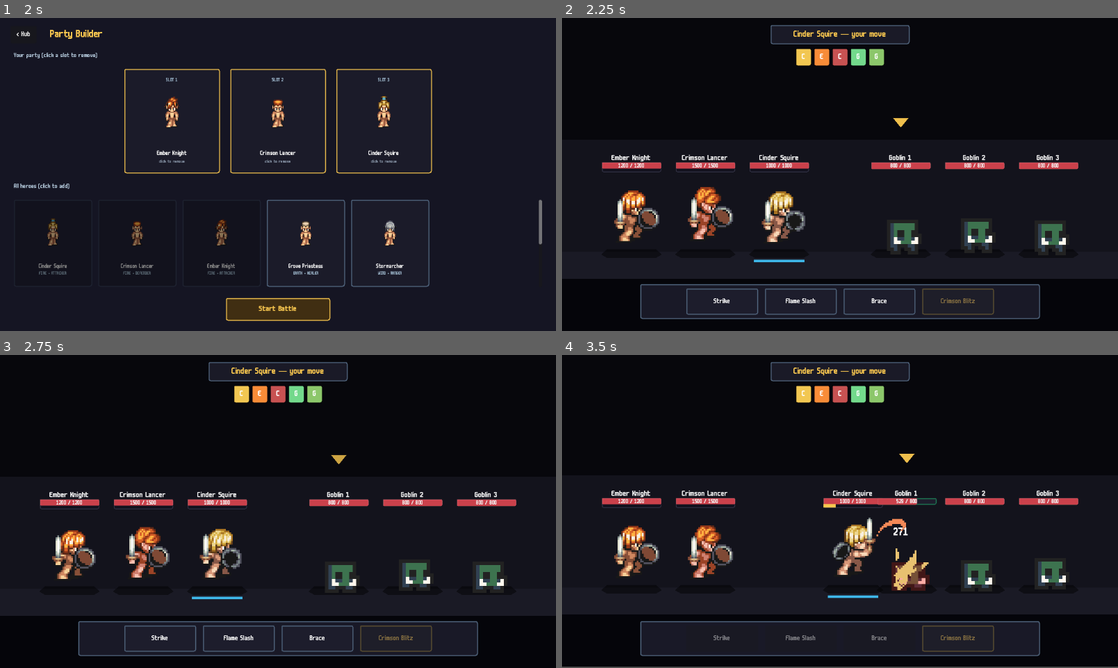
Above: before the commit, frames 1-4 (two rows, left to right).
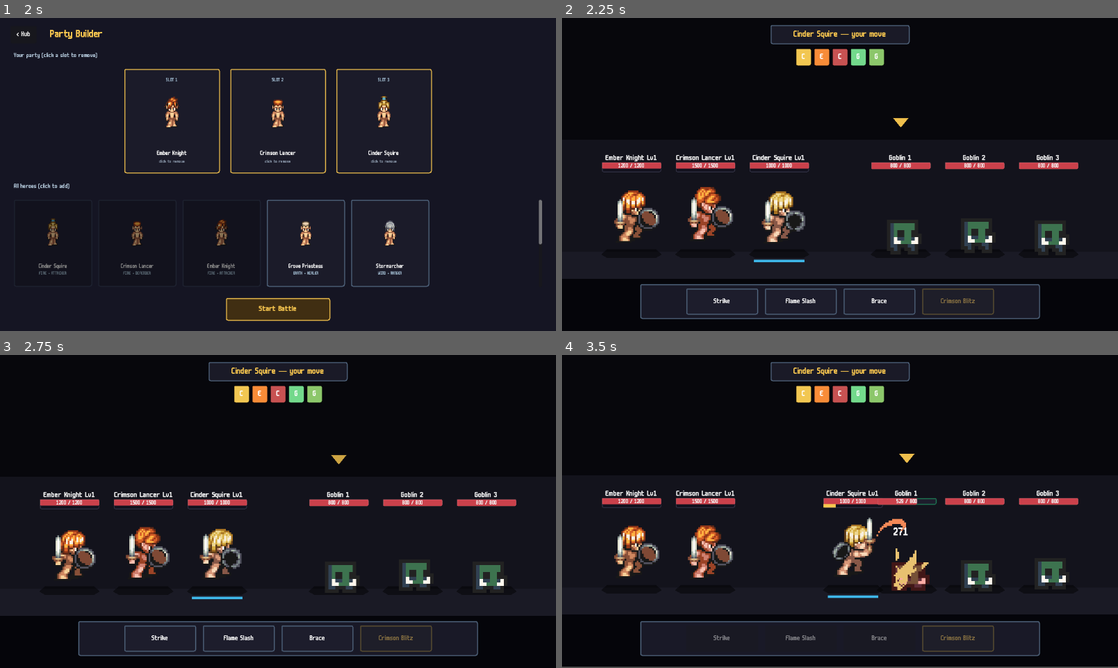
Above: after the commit, the same moments.

Repository: joppe2001/Vaelthorn
Game: Godot game, scene res://scenes/title/title.tscn
Same seed, same stepped clock (60 frames per second), same inputs: the game is played once before the commit and once after it.
Inputs (mouse positions are in pixels of both pictures, inside the frame that each line leads up to):
- Up to frame 1 (2 s): tap Enter at 0.5 s; move the mouse to (400, 158) at 0.52 s; click (400, 158) at 0.67 s; click "Enter Battle" at 1.25 s
- Up to frame 2 (2.25 s): click "Start Battle" at 2 s
- Up to frame 3 (2.75 s): no input
- Up to frame 4 (3.5 s): click "Strike" at 2.75 s

Frame 1 is identical in both runs. In frame 2, 0.3% of the frame differs, in the area x 7-44%, y 43-46%; in frame 3, 0.3%; in frame 4, 0.4%, in the area x 7-57%, y 43-46%.

Commit message:
feat: Phase 3d — hero leveling (XP + level + stat scaling)
scripts/runtime/leveling.gd — pure leveling math, no state, no side
effects. Implements docs/03-heroes.md formulas:

  xp_for_level(L)           floor(50 * L^1.7) — delta to reach L
  total_xp_for_level(L)     cumulative XP to land on level L
  level_from_total_xp(xp)   inverse: highest level given XP banked
  xp_into_current_level()   used for "XP bar" UIs later
  xp_to_next_level(level)   denominator of the XP bar
  stat_at_level(base, L)    int  stats — hp/atk/def/spd
  float_stat_at_level(b, L) float stats — crit_rate/acc/eva/res
                            mult = 1 + 0.04*(L-1) + 0.001*(L-1)^2

Tier and star multipliers are NOT applied yet — they need the
ascension system (Phase 5). Until then every hero treated as Common 1*.

SaveManager — per-hero progression persistence:
  get_hero_progress(id)  -> {xp, level} (defaults to {0, 1})
  add_hero_xp(id, delta) -> {old_level, new_level, xp_gained,
                              total_xp, leveled_up}
                            recomputes level via Leveling, persists,
                            returns the diff for caller-side feedback
  hero_levels {} added to default state so legacy saves backfill.

battle.gd:
  - _hero_to_stats(h, level=1) now scales each stat through Leveling.
  - _ready() reads SaveManager.get_hero_progress(hero_id) per slot,
    caches level into _heroes_levels[], builds stats from it.
  - Unit name banner now reads "<Display Name> Lv<N>" so the level is
    visible in-battle without a roster screen.
  - _end_battle(true) calls _award_battle_xp() which:
      pool = XP_VICTORY_BASE (80) + kills * XP_PER_KILL (25)
      split equally among heroes alive at the final bell
      dead heroes get 0 — costs progress, feeds difficulty/healing
      meta later
    Each grant persists via SaveManager.add_hero_xp; logs to console
    on plain XP gains and on level-ups.

End-to-end test path:
  Launch -> pick party -> win a battle -> see "[Battle] hero_id +N XP"
  log. Quit. Relaunch -> heroes start the next battle at their saved
  level with scaled stats and the Lv<N> banner.

Diff:
--- a/scenes/battle/battle.gd
+++ b/scenes/battle/battle.gd
@@ -136,6 +136,7 @@
 var _heroes_data: Array[HeroData] = []
 var _heroes_stats: Array[Dictionary] = []
 var _heroes_hp: Array[int] = []
+var _heroes_levels: Array[int] = []     # cached at bind for XP grant on victory
 var _atb_heroes: Array[float] = []
 
 var _enemy_template: EnemyData
@@ -171,14 +172,19 @@
 		var hero_data: HeroData = ContentRegistry.get_hero(hero_id)
 		if hero_data == null:
 			_fail_setup("missing hero: " + hero_id); return
+		# Pull persisted level from SaveManager — first-time heroes
+		# default to lvl 1. Stats are scaled per Leveling.stat_at_level.
+		var hero_progress: Dictionary = SaveManager.get_hero_progress(hero_id)
+		var hero_level: int = int(hero_progress.get("level", 1))
 		_heroes_data.append(hero_data)
-		var stats := _hero_to_stats(hero_data)
+		_heroes_levels.append(hero_level)
+		var stats := _hero_to_stats(hero_data, hero_level)
 		_heroes_stats.append(stats)
 		_heroes_hp.append(int(stats.hp))
 		_atb_heroes.append(0.0)
 		var unit: Node2D = _hero_units[i]
 		unit.bind(
-			hero_data.display_name,
+			"%s Lv%d" % [hero_data.display_name, hero_level],
 			hero_data.sprite_color,
 			_heroes_hp[i],
 			hero_data.idle_frames,
@@ -257,11 +263,22 @@
 		_turn_order_bar.register_unit(_enemy_id(i), ENEMY_TINTS[i % ENEMY_TINTS.size()], _enemy_template.display_name)
 
 
-func _hero_to_stats(h: HeroData) -> Dictionary:
+## Build a hero's effective stats at a given level. Integer stats
+## (hp/atk/def/spd) get Leveling.stat_at_level; rate stats (crit_rate,
+## crit_dmg, acc, eva, res) get the float variant. Element and luk
+## passthrough unchanged.
+func _hero_to_stats(h: HeroData, level: int = 1) -> Dictionary:
 	return {
-		"hp": h.base_hp, "atk": h.base_atk, "def": h.base_def, "spd": h.base_spd,
-		"crit_rate": h.base_crit_rate, "crit_dmg": h.base_crit_dmg,
-		"acc": h.base_acc, "eva": h.base_eva, "luk": h.base_luk, "res": h.base_res,
+		"hp": Leveling.stat_at_level(h.base_hp, level),
+		"atk": Leveling.stat_at_level(h.base_atk, level),
+		"def": Leveling.stat_at_level(h.base_def, level),
+		"spd": Leveling.stat_at_level(h.base_spd, level),
+		"crit_rate": Leveling.float_stat_at_level(h.base_crit_rate, level),
+		"crit_dmg": Leveling.float_stat_at_level(h.base_crit_dmg, level),
+		"acc": Leveling.float_stat_at_level(h.base_acc, level),
+		"eva": Leveling.float_stat_at_level(h.base_eva, level),
+		"luk": h.base_luk,
+		"res": Leveling.float_stat_at_level(h.base_res, level),
 		"element": h.element,
 	}
 
@@ -874,7 +891,47 @@
 	)
 	_end_panel.show()
 	EventBus.combat_ended.emit(_battle_id, victory)
+	if victory:
+		_award_battle_xp()
 	print("[Battle] ended — ", "VICTORY" if victory else "DEFEAT")
+
+
+## Distribute battle XP at the end of a victory. Pool = base + (kills *
+## per_kill); split equally among heroes alive at the final bell. Dead
+## heroes get 0 — losing party members costs you progress, which feeds
+## into eventual difficulty tuning (heal items, revives, etc.).
+##
+## Each grant persists via SaveManager.add_hero_xp, which recomputes
+## the hero's level and writes the new entry to disk.
+const XP_VICTORY_BASE := 80
+const XP_PER_KILL := 25
+
+func _award_battle_xp() -> void:
+	var kills := 0
+	for hp in _enemies_hp:
+		if hp <= 0: kills += 1
+	var pool: int = XP_VICTORY_BASE + kills * XP_PER_KILL
+
+	var alive_idxs: Array[int] = []
+	for i in HERO_COUNT:
+		if _heroes_hp[i] > 0:
+			alive_idxs.append(i)
+	if alive_idxs.is_empty():
+		return  # shouldn't happen — battle would be a defeat — but guard anyway.
+
+	var per_hero: int = int(pool / alive_idxs.size())
+	for i in alive_idxs:
+		var hero_id: String = _heroes_data[i].id
+		var result: Dictionary = SaveManager.add_hero_xp(hero_id, per_hero)
+		if result.leveled_up:
+			print("[Battle] %s LEVELED UP %d -> %d (+%d XP, total %d)" % [
+				hero_id, result.old_level, result.new_level,
+				result.xp_gained, result.total_xp,
+			])
+		else:
+			print("[Battle] %s +%d XP (Lv%d, total %d)" % [
+				hero_id, result.xp_gained, result.new_level, result.total_xp,
+			])
 
 
 # ─── VFX helpers ─────────────────────────────────────────────────────
--- /dev/null
+++ b/scripts/runtime/leveling.gd
@@ -0,0 +1,77 @@
+class_name Leveling extends RefCounted
+## Pure leveling math. No state, no side effects — every function takes
+## its inputs and returns the answer. Wired up from SaveManager (which
+## owns the persisted xp/level dict) and battle.gd (awards XP at battle
+## end + scales stats at runtime).
+##
+## Formulas come from docs/03-heroes.md:
+##
+##   xp_for_level(L)  =  floor(50 * L^1.7)         delta to reach L from L-1
+##   stat(L)          =  base * (1 + 0.04*(L-1) + 0.001*(L-1)^2)
+##
+## Tier and star multipliers are NOT applied yet — they need the
+## ascension system (Phase 5). Until then, every hero is treated as
+## Common 1★ for stat math.
+
+const DEFAULT_MAX_LEVEL := 100
+
+
+## XP cost to *reach* the given level from the previous one. Level 1
+## costs 0 (you start there); level 2 costs floor(50 * 2^1.7) = 162; etc.
+static func xp_for_level(level: int) -> int:
+	if level <= 1:
+		return 0
+	return int(floor(50.0 * pow(float(level), 1.7)))
+
+
+## Total XP accumulated to reach (but not exceed) the given level.
+static func total_xp_for_level(level: int) -> int:
+	var total := 0
+	for L in range(2, level + 1):
+		total += xp_for_level(L)
+	return total
+
+
+## Inverse of total_xp_for_level: given how much XP a hero has
+## collected, return the highest level they qualify for.
+static func level_from_total_xp(total_xp: int, max_level: int = DEFAULT_MAX_LEVEL) -> int:
+	var level := 1
+	var spent := 0
+	while level < max_level:
+		var cost := xp_for_level(level + 1)
+		if spent + cost > total_xp:
+			break
+		spent += cost
+		level += 1
+	return level
+
+
+## XP banked into the current level — for the "XP bar" UI.
+static func xp_into_current_level(total_xp: int, level: int) -> int:
+	return total_xp - total_xp_for_level(level)
+
+
+## XP needed to reach the next level from where the hero currently
+## sits — i.e. the denominator of the XP bar.
+static func xp_to_next_level(level: int) -> int:
+	return xp_for_level(level + 1)
+
+
+## Apply the per-level multiplier to a base stat. Floors the result so
+## stats stay integers (no half-points).
+static func stat_at_level(base_stat: int, level: int) -> int:
+	if level <= 1:
+		return base_stat
+	var l_minus_1: float = float(level - 1)
+	var mult: float = 1.0 + 0.04 * l_minus_1 + 0.001 * l_minus_1 * l_minus_1
+	return int(floor(float(base_stat) * mult))
+
+
+## Convenience: float multiplier without the floor, for stats that
+## live as floats (crit_rate, acc, etc.).
+static func float_stat_at_level(base_stat: float, level: int) -> float:
+	if level <= 1:
+		return base_stat
+	var l_minus_1: float = float(level - 1)
+	var mult: float = 1.0 + 0.04 * l_minus_1 + 0.001 * l_minus_1 * l_minus_1
+	return base_stat * mult
--- a/scripts/runtime/save_manager.gd
+++ b/scripts/runtime/save_manager.gd
@@ -71,6 +71,44 @@
 	save_to_disk()
 
 
+# ─── Hero progression ────────────────────────────────────────────────
+
+## Returns {"xp": int, "level": int} for the given hero. If the hero
+## has never gained XP, returns defaults {xp:0, level:1}.
+func get_hero_progress(hero_id: String) -> Dictionary:
+	var bag: Dictionary = _state.get("hero_levels", {})
+	var prog: Dictionary = bag.get(hero_id, {})
+	return {
+		"xp": int(prog.get("xp", 0)),
+		"level": int(prog.get("level", 1)),
+	}
+
+
+## Add XP to a hero, recompute their level via Leveling, persist, and
+## return the result {"old_level", "new_level", "xp_gained",
+## "total_xp", "leveled_up"} so callers can show feedback (popup,
+## sound, banner) without re-deriving the math.
+func add_hero_xp(hero_id: String, xp_delta: int) -> Dictionary:
+	var bag: Dictionary = _state.get("hero_levels", {})
+	var prog: Dictionary = bag.get(hero_id, {"xp": 0, "level": 1})
+	var old_xp: int = int(prog.get("xp", 0))
+	var old_level: int = int(prog.get("level", 1))
+	var new_xp: int = old_xp + xp_delta
+	var new_level: int = Leveling.level_from_total_xp(new_xp)
+	prog["xp"] = new_xp
+	prog["level"] = new_level
+	bag[hero_id] = prog
+	_state["hero_levels"] = bag
+	save_to_disk()
+	return {
+		"old_level": old_level,
+		"new_level": new_level,
+		"xp_gained": xp_delta,
+		"total_xp": new_xp,
+		"leveled_up": new_level > old_level,
+	}
+
+
 # ─── Currency ────────────────────────────────────────────────────────
 
 func get_currency(name: String) -> int:
@@ -135,6 +173,7 @@
 		"player": {"name": "Player", "level": 1, "xp": 0},
 		"currencies": {"gold": 0, "gems": 100, "stamina": 60},
 		"selected_party_ids": ["ember_knight", "crimson_lancer", "cinder_squire"],
+		"hero_levels": {},   # { hero_id: {xp: int, level: int} } — per-hero progression
 		"heroes": [],
 		"weapons": [],
 		"gear_inventory": [],
Not shown, changed: TODO.md
